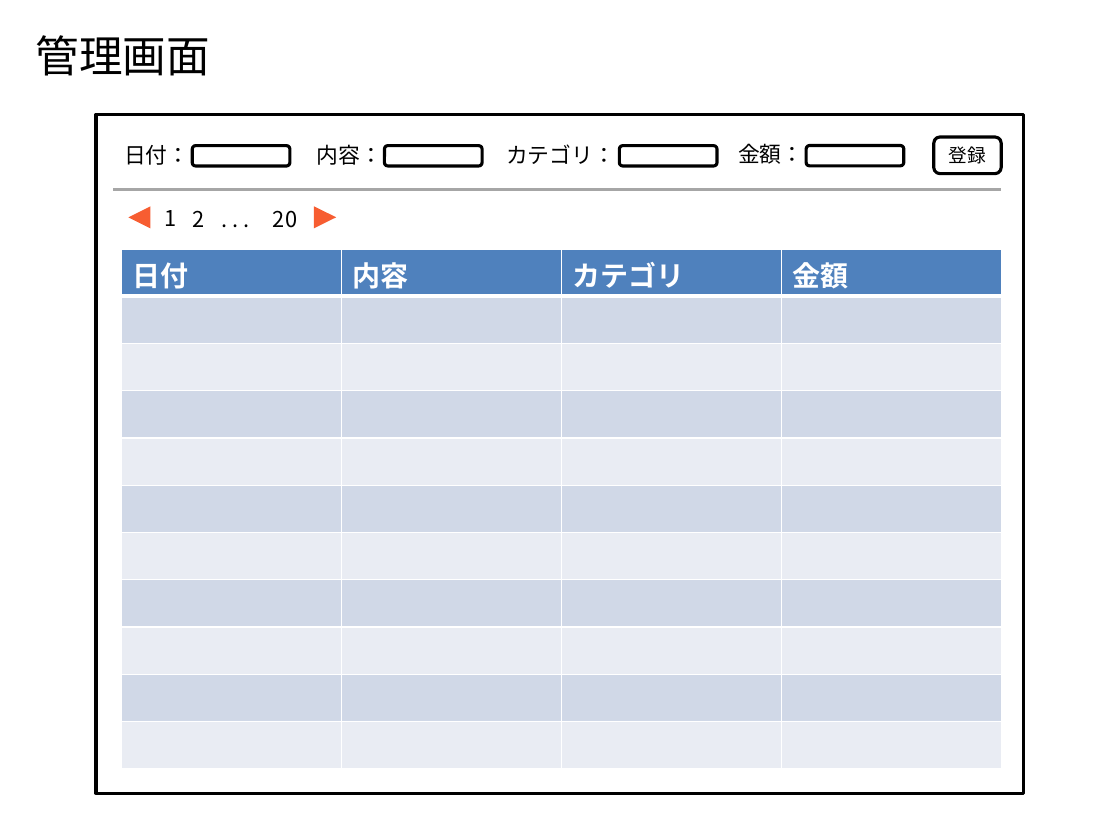
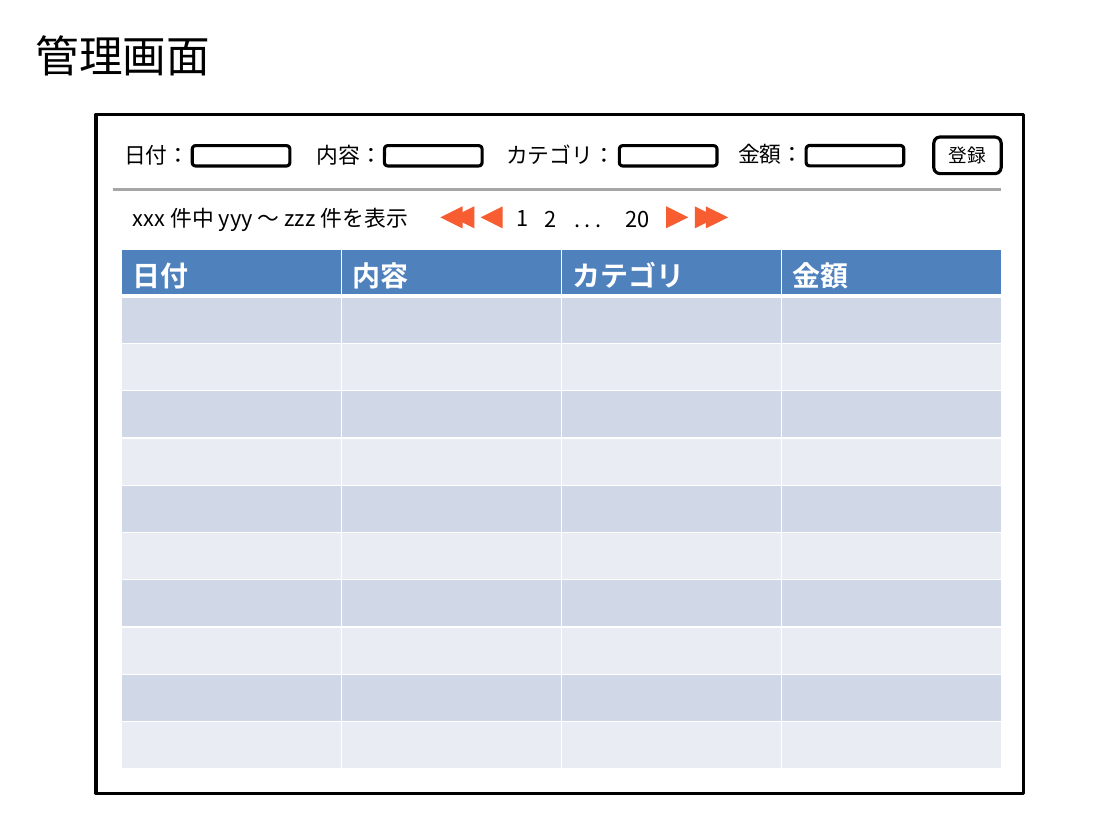
Before and after one commit to Leonis0813/chort, a slide deck: slide 4 of bin/algieba.pptx. Drawn at 1120x840 pixels with LibreOffice and Linux fonts; fonts in the diff are those of the drawing. Boxes give left, top, right and bottom in pixels: in the first picture for what was removed or moved away, otherwise in the second. Text is boxed around its words. In the diff, an @@ line names an element or a change of style, - is before the commit and + after.

```diff
--- a/bin/algieba.pptx
+++ b/bin/algieba.pptx
@@ text added at (133,207,408,231), 14 pt, text #000000 @@
+xxx 件中 yyy 〜 zzz 件を表示
@@ triangle added at (440,206,463,228), fill #F75D31 @@
@@ triangle added at (452,206,475,228), fill #F75D31 @@
@@ 4 texts, 2 triangles: place and size @@
-4 texts, 2 triangles at (129,200,336,239)
+4 texts, 2 triangles at (480,200,689,239)
@@ triangle added at (696,206,718,228), fill #F75D31 @@
@@ triangle added at (706,206,728,228), fill #F75D31 @@
```
Also in this commit, not shown: 2 other slides changed, 1 slide added, 2 other files.
